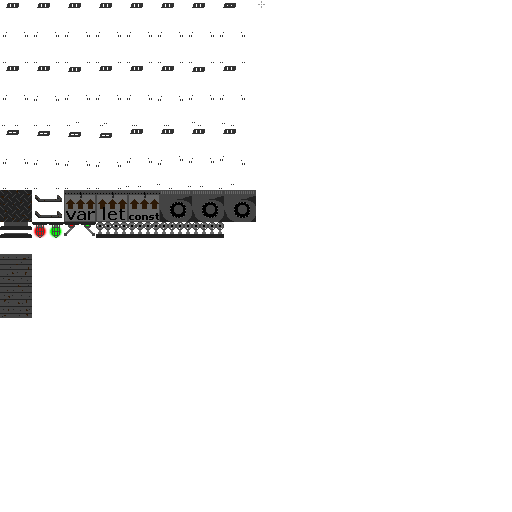
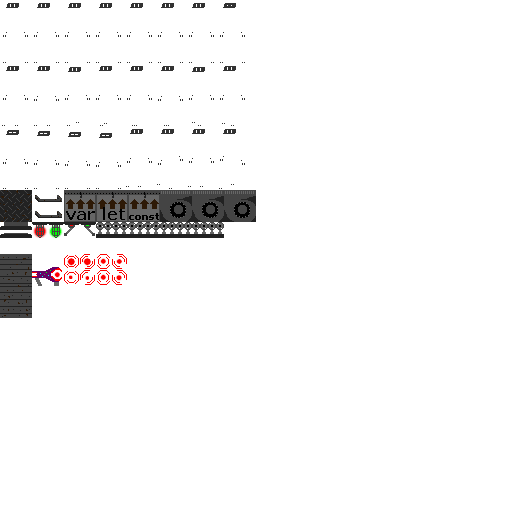
Revision of a layered w=512, h=512 image; what changed, layer by layer:
painted on "Background" over [32, 1, 265, 286]
